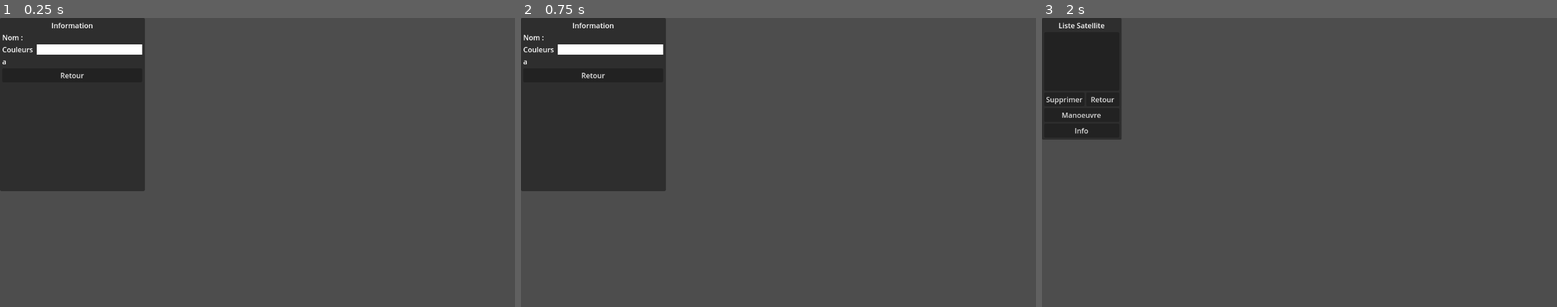
Above: before the commit, frames 1-3 (left to right).
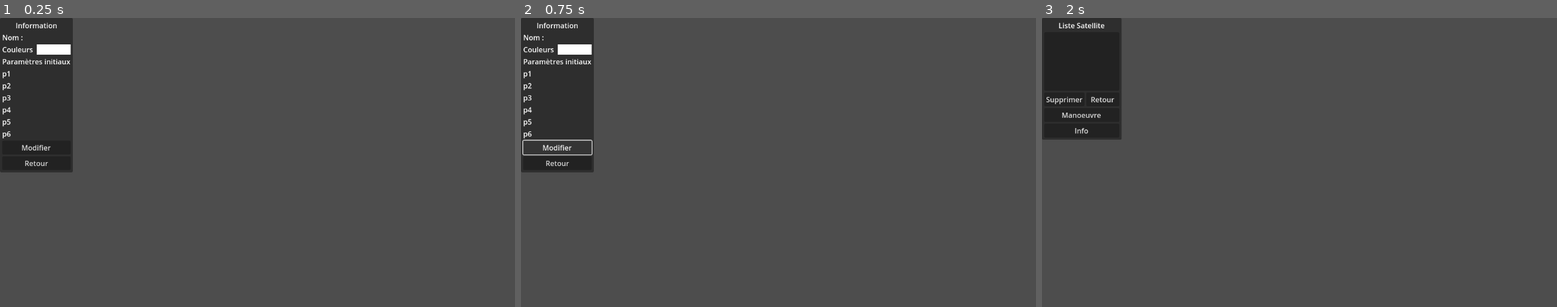
Above: after the commit, the same moments.

Repository: Vvidemont/Godot_Orekit_Serveur
Game: Godot game, scene res://scenes/info_sat.tscn
Two runs of this game, one before a commit and one after it. Both use one fixed random seed, a clock stepped at 60 frames per second and the inputs below. This scene is started directly instead of the project's main scene.
Inputs (mouse positions are in pixels of both pictures, inside the frame that each line leads up to):
- Up to frame 1 (0.25 s): no input
- Up to frame 2 (0.75 s): click (557, 148) at 0.5 s, where only the run after the commit has a clickable "Modifier"
- Up to frame 3 (2 s): click "Retour" at 1.25 s

The runs differ from the first frame. In frame 1, 9.8% of the frame differs, in the area x 0-29%, y 0-60%; in frame 2, 10%; in frame 3, nothing differs.
Error before the commit: Trying to assign value of type 'Nil' to a variable of type 'int'. (res://script/info_sat/info_sat.gd:22)
Error after the commit: Trying to assign value of type 'Nil' to a variable of type 'int'. (res://script/info_sat/info_sat.gd:37)

Commit message:
Ajout de la fenêtre d'information du satellite

Diff:
--- a/project.godot
+++ b/project.godot
@@ -12,7 +12,7 @@
 
 config/name="Simulation Orekit"
 run/main_scene="uid://1xh7a6xict8i"
-config/features=PackedStringArray("4.4", "Forward Plus")
+config/features=PackedStringArray("4.5", "Forward Plus")
 config/icon="res://icon.svg"
 
 [autoload]
--- a/scenes/info_sat.tscn
+++ b/scenes/info_sat.tscn
@@ -4,31 +4,17 @@
 
 [node name="Control" type="Control"]
 layout_mode = 3
-anchor_right = 0.227
-anchor_bottom = 0.656
-offset_right = 0.495972
-offset_bottom = -0.0880127
-grow_horizontal = 2
-grow_vertical = 2
+anchors_preset = 0
+offset_bottom = 0.2079773
 script = ExtResource("1_eu8qn")
 
-[node name="Panel" type="Panel" parent="."]
+[node name="Panel" type="PanelContainer" parent="."]
 layout_mode = 1
-anchors_preset = -1
-anchor_right = 1.237
-anchor_bottom = 0.913
-offset_right = -0.0939941
-offset_bottom = -0.0250244
-grow_horizontal = 2
-grow_vertical = 2
+offset_right = 163.0
+offset_bottom = 346.0
 
 [node name="MarginContainer" type="MarginContainer" parent="Panel"]
-layout_mode = 1
-anchors_preset = 15
-anchor_right = 1.0
-anchor_bottom = 1.0
-grow_horizontal = 2
-grow_vertical = 2
+layout_mode = 2
 theme_override_constants/margin_left = 5
 theme_override_constants/margin_top = 5
 theme_override_constants/margin_right = 5
@@ -61,15 +47,66 @@
 [node name="ColorRect" type="ColorRect" parent="Panel/MarginContainer/VBoxContainer/HBoxContainer"]
 layout_mode = 2
 
-[node name="HBoxContainer2" type="HBoxContainer" parent="Panel/MarginContainer/VBoxContainer"]
+[node name="Label2" type="Label" parent="Panel/MarginContainer/VBoxContainer"]
 layout_mode = 2
+text = "Paramètres initiaux"
+horizontal_alignment = 1
 
-[node name="Label" type="Label" parent="Panel/MarginContainer/VBoxContainer/HBoxContainer2"]
+[node name="GridContainer" type="GridContainer" parent="Panel/MarginContainer/VBoxContainer"]
 layout_mode = 2
-text = "a"
+columns = 2
 
-[node name="Labela" type="Label" parent="Panel/MarginContainer/VBoxContainer/HBoxContainer2"]
+[node name="Labelp1" type="Label" parent="Panel/MarginContainer/VBoxContainer/GridContainer"]
 layout_mode = 2
+text = "p1"
+
+[node name="Paramp1" type="Label" parent="Panel/MarginContainer/VBoxContainer/GridContainer"]
+layout_mode = 2
+size_flags_horizontal = 3
+
+[node name="Labelp2" type="Label" parent="Panel/MarginContainer/VBoxContainer/GridContainer"]
+layout_mode = 2
+text = "p2"
+
+[node name="Paramp2" type="Label" parent="Panel/MarginContainer/VBoxContainer/GridContainer"]
+layout_mode = 2
+size_flags_horizontal = 3
+
+[node name="Labelp3" type="Label" parent="Panel/MarginContainer/VBoxContainer/GridContainer"]
+layout_mode = 2
+text = "p3"
+
+[node name="Paramp3" type="Label" parent="Panel/MarginContainer/VBoxContainer/GridContainer"]
+layout_mode = 2
+size_flags_horizontal = 3
+
+[node name="Labelp4" type="Label" parent="Panel/MarginContainer/VBoxContainer/GridContainer"]
+layout_mode = 2
+text = "p4"
+
+[node name="Paramp4" type="Label" parent="Panel/MarginContainer/VBoxContainer/GridContainer"]
+layout_mode = 2
+size_flags_horizontal = 3
+
+[node name="Labelp5" type="Label" parent="Panel/MarginContainer/VBoxContainer/GridContainer"]
+layout_mode = 2
+text = "p5"
+
+[node name="Paramp5" type="Label" parent="Panel/MarginContainer/VBoxContainer/GridContainer"]
+layout_mode = 2
+size_flags_horizontal = 3
+
+[node name="Labelp6" type="Label" parent="Panel/MarginContainer/VBoxContainer/GridContainer"]
+layout_mode = 2
+text = "p6"
+
+[node name="Paramp6" type="Label" parent="Panel/MarginContainer/VBoxContainer/GridContainer"]
+layout_mode = 2
+size_flags_horizontal = 3
+
+[node name="Buttonmodif" type="Button" parent="Panel/MarginContainer/VBoxContainer"]
+layout_mode = 2
+text = "Modifier"
 
 [node name="Buttonret" type="Button" parent="Panel/MarginContainer/VBoxContainer"]
 layout_mode = 2
--- a/script/formulaire_satellite/formulaire_satellite.gd
+++ b/script/formulaire_satellite/formulaire_satellite.gd
@@ -174,7 +174,7 @@
 	ui_parent.add_child(hud)
 	queue_free()
 
-func _type_choice(index: int) -> void:
+func _type_choice(_index: int) -> void:
 	# Affiche le bon panneau selon le mode choisi.
 	match option_button.get_selected():
 		0:
--- a/script/info_sat/info_sat.gd
+++ b/script/info_sat/info_sat.gd
@@ -1,22 +1,37 @@
 extends Control
 # Interface d’affichage des informations d’un satellite sélectionné.
 
+# Label affichant le nom du satellite.
 @onready var label_name : Label = $Panel/MarginContainer/VBoxContainer/HBoxContainer/Labelname
-# Label affichant le nom du satellite.
+# Rectangle coloré représentant la couleur du satellite.
 @onready var color : ColorRect = $Panel/MarginContainer/VBoxContainer/HBoxContainer/ColorRect
-# Rectangle coloré représentant la couleur du satellite.
+# Bouton pour revenir à la liste des satellites.
 @onready var ret_button : Button = $Panel/MarginContainer/VBoxContainer/Buttonret
-# Bouton pour revenir à la liste des satellites.
-@onready var test : Label = $Panel/MarginContainer/VBoxContainer/HBoxContainer2/Labela
-# Label affichant une donnée orbitale (ex : demi-grand axe).
+# Bouton pour modifier les paramêtres initiaux du satellite.
+@onready var modif_button : Button = $Panel/MarginContainer/VBoxContainer/Buttonmodif
 
-@onready var labelp1 : Label = $Panel/MarginContainer/VBoxContainer/HBoxContainer2/Label
+# Paramètres décrits par l'utilisateur dans le formulaire.
+@onready var paramp1 : Label = $Panel/MarginContainer/VBoxContainer/GridContainer/Paramp1
+@onready var paramp2 : Label = $Panel/MarginContainer/VBoxContainer/GridContainer/Paramp2
+@onready var paramp3 : Label = $Panel/MarginContainer/VBoxContainer/GridContainer/Paramp3
+@onready var paramp4 : Label = $Panel/MarginContainer/VBoxContainer/GridContainer/Paramp4
+@onready var paramp5 : Label = $Panel/MarginContainer/VBoxContainer/GridContainer/Paramp5
+@onready var paramp6 : Label = $Panel/MarginContainer/VBoxContainer/GridContainer/Paramp6
+
+# Label décrivant les paramètres
+@onready var labelp1 : Label = $Panel/MarginContainer/VBoxContainer/GridContainer/Labelp1
+@onready var labelp2 : Label = $Panel/MarginContainer/VBoxContainer/GridContainer/Labelp2
+@onready var labelp3 : Label = $Panel/MarginContainer/VBoxContainer/GridContainer/Labelp3
+@onready var labelp4 : Label = $Panel/MarginContainer/VBoxContainer/GridContainer/Labelp4
+@onready var labelp5 : Label = $Panel/MarginContainer/VBoxContainer/GridContainer/Labelp5
+@onready var labelp6 : Label = $Panel/MarginContainer/VBoxContainer/GridContainer/Labelp6
 
 var type
-
+var meta: Dictionary
 func _ready() -> void:
 	# Initialise l’interface et connecte le bouton retour.
 	ret_button.pressed.connect(_on_retour)
+	modif_button.pressed.connect(_on_modif)
 
 	# Récupère le satellite sélectionné via son ID global.
 	var sat_id: int = Global.id_info
@@ -27,18 +42,45 @@
 	color.color = sat.color
 
 	# Récupère les données d’entrée associées au satellite.
-	var meta: Dictionary = sat.meta_input
-	if meta.has("a"):
-		test.text = str(int(meta["a"]) * 1e-3) + " km"
+	meta = sat.meta_input
 	type = meta["type"]
 	_set_text_label()
 
 
+
 func _set_text_label() :
+	# fonction qui écrit les infos du satellite
+
 	if type == 0 :
-		labelp1.text = "a (km)"
+		# Paramètres initiaux de type orbitaux
+		labelp1.text = "a"
+		labelp2.text = "e"
+		labelp3.text = "i"
+		labelp4.text = "RAAN"
+		labelp5.text = "Argp"
+		labelp6.text = "Ta"
+
+		paramp1.text = str(int(meta["p1"]) * 1e-3) + " km"
+		paramp2.text = str((meta["p2"]))
+		paramp3.text = str(int(meta["p3"])) + " °"
+		paramp4.text = str(int(meta["p4"])) + " °"
+		paramp5.text = str(int(meta["p5"])) + " °"
+		paramp6.text = str(int(meta["p6"])) + " °"
 	else :
-		labelp1.text = "X (km)"
+		# Paramètres initiaux de type cartésien
+		labelp1.text = "X"
+		labelp2.text = "Y"
+		labelp3.text = "Z"
+		labelp4.text = "VX"
+		labelp5.text = "VY"
+		labelp6.text = "VZ"
+
+		paramp1.text = str(int(meta["p1"]) * 1e-3) + " km"
+		paramp2.text = str(int(meta["p2"]) * 1e-3) + " km"
+		paramp3.text = str(int(meta["p3"]) * 1e-3) + " km"
+		paramp4.text = str((meta["p4"]) * 1e-3) + " km/s"
+		paramp5.text = str((meta["p5"]) * 1e-3) + " km/s"
+		paramp6.text = str((meta["p6"]) * 1e-3) + " km/s"
 
 func _on_retour() -> void:
 	# Réinitialise l’ID global et retourne à la liste des satellites.
@@ -48,3 +90,7 @@
 	var form := form_sat.instantiate()
 	ui_parent.add_child(form)
 	queue_free()
+
+func _on_modif() -> void :
+
+	return
